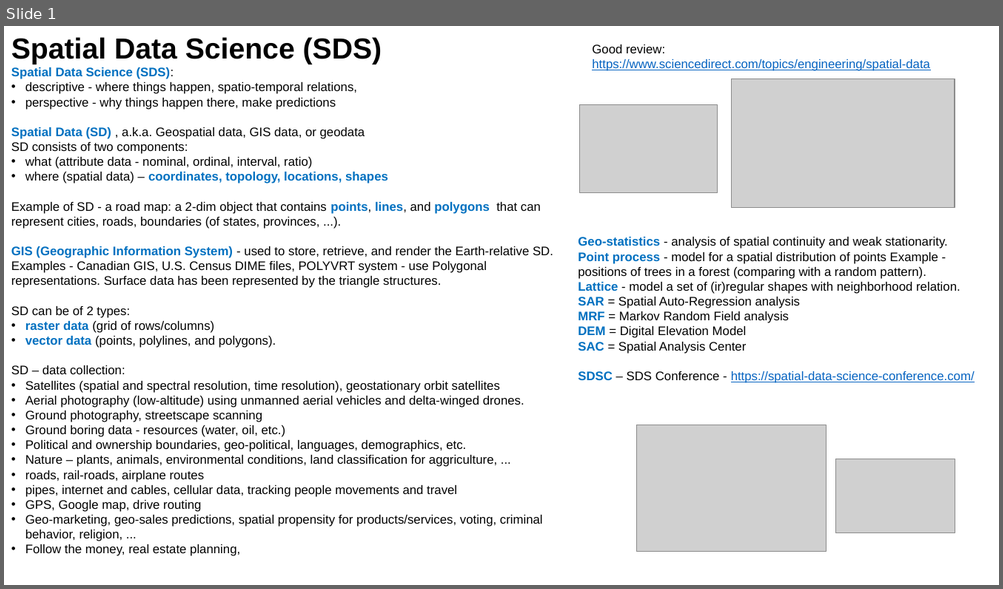
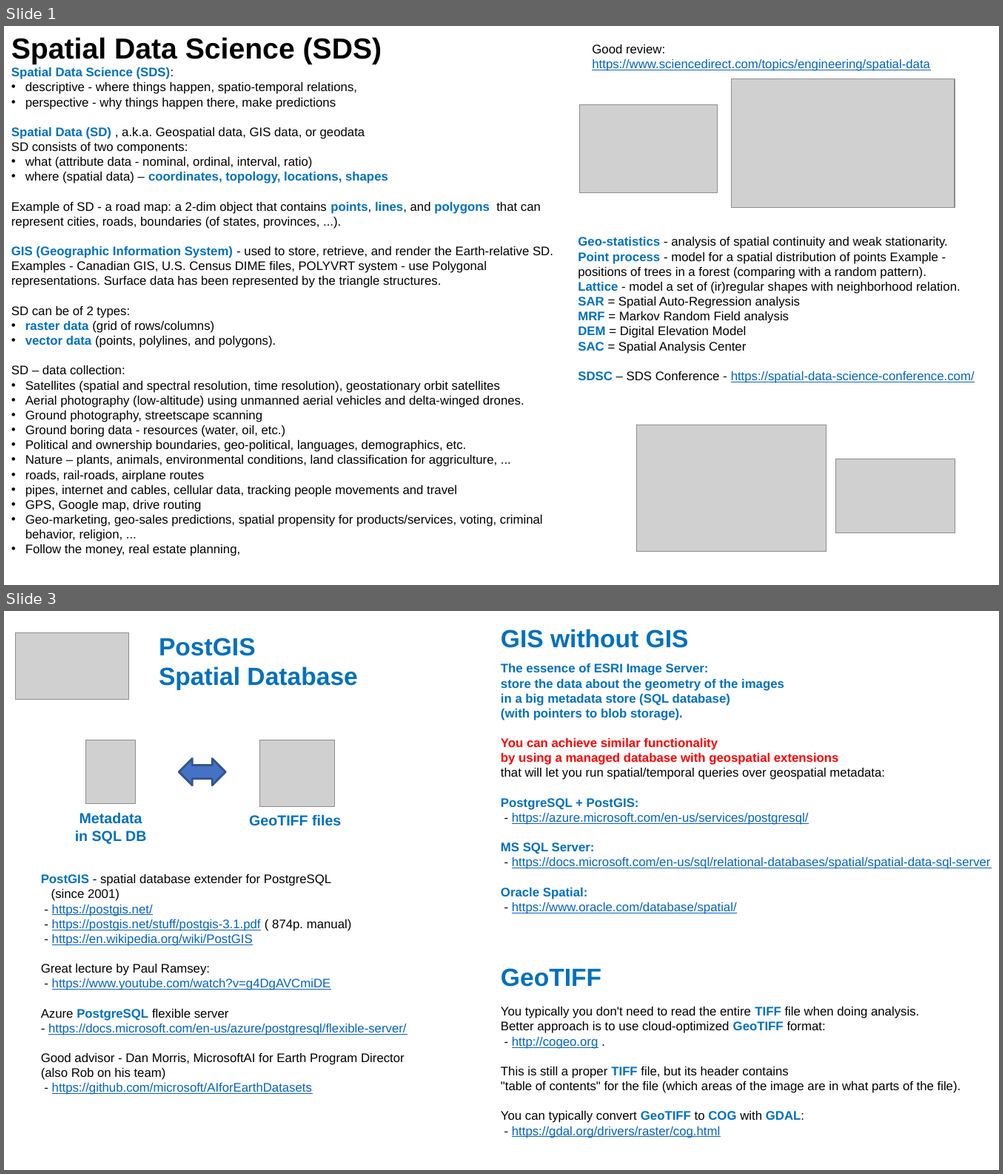
Before and after one commit to lselector/ml_ai_doc, a slide deck: Geo_Spatial.pptx. Shown one above the other, each under a label of ours: slide 1 before the commit, slides 1 and 3 after it; the slides between them are not shown. The pictures are 1003x589 and 1003x1174 pixels, drawn with LibreOffice and Linux fonts; fonts in the diff are those of the drawing; grey boxes stand for pictures. Boxes give left, top, right and bottom in pixels: in the first picture for what was removed or moved away, otherwise in the second. Text is boxed around its words. In the diff, an @@ line names an element or a change of style, - is before the commit and + after.

Commit message:
revised Geo_Spatial

```diff
--- a/Geo_Spatial.pptx
+++ b/Geo_Spatial.pptx
@@ slide 3 added at [4,611,999,1170], background #FFFFFF @@
@@ picture added at [16,632,129,699] @@
@@ text added at [501,629,688,648], 24 pt, text #0070C0, bold @@
+GIS without GIS
@@ text added at [159,638,357,690], 24 pt, text #0070C0, bold @@
+PostGIS
+Spatial Database
@@ text added at [501,664,990,914], 12 pt, text #0563C1, bold @@
+The essence of ESRI Image Server:
+store the data about the geometry of the images
+in a big metadata store (SQL database)
+(with pointers to blob storage).
+You can achieve similar functionality
+by using a managed database with geospatial extensions
+that will let you run spatial/temporal queries over geospatial metadata:
+PostgreSQL + PostGIS:
+- https://azure.microsoft.com/en-us/services/postgresql/
+MS SQL Server:
+- https://docs.microsoft.com/en-us/sql/relational-databases/spatial/spatial-data-sql-server
+Oracle Spatial:
+- https://www.oracle.com/database/spatial/
@@ picture added at [86,740,136,803] @@
@@ picture added at [260,740,335,806] @@
@@ up down arrow added at [179,759,226,786], fill #4472C4, outline #325491 2 pt @@
@@ text added at [75,812,146,844], 14 pt, text #0070C0, bold @@
+Metadata
+in SQL DB
@@ text added at [249,815,341,826], 14 pt, text #0070C0, bold @@
+GeoTIFF files
@@ text added at [41,874,407,1095], 12 pt, text #0563C1, underline @@
+PostGIS - spatial database extender for PostgreSQL
+(since 2001)
+- https://postgis.net/
+- https://postgis.net/stuff/postgis-3.1.pdf ( 874p. manual)
+- https://en.wikipedia.org/wiki/PostGIS
+Great lecture by Paul Ramsey:
+- https://www.youtube.com/watch?v=g4DgAVCmiDE
+Azure PostgreSQL flexible server
+- https://docs.microsoft.com/en-us/azure/postgresql/flexible-server/
+Good advisor - Dan Morris, MicrosoftAI for Earth Program Director (also Rob on his team)
+- https://github.com/microsoft/AIforEarthDatasets
@@ text added at [501,968,601,987], 24 pt, text #0070C0, bold @@
+GeoTIFF
@@ text added at [501,1007,961,1139], 12 pt, text #000000 @@
+You typically you don't need to read the entire TIFF file when doing analysis.
+Better approach is to use cloud-optimized GeoTIFF format:
+- http://cogeo.org .
+This is still a proper TIFF file, but its header contains
+"table of contents" for the file (which areas of the image are in what parts of the file).
+You can typically convert GeoTIFF to COG with GDAL:
+- https://gdal.org/drivers/raster/cog.html
```
Also in this commit, not shown: 7 slides changed, 2 other slides added, 1 slide removed, 1 other file.
